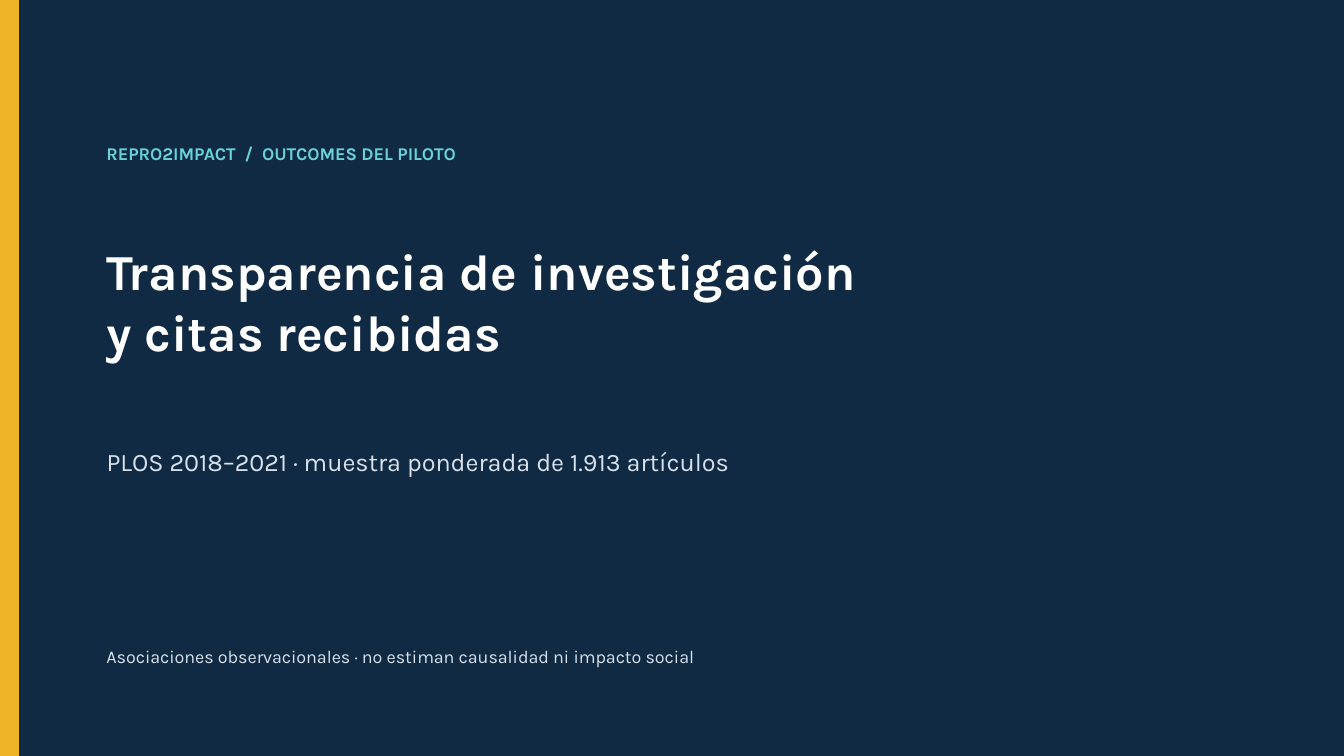
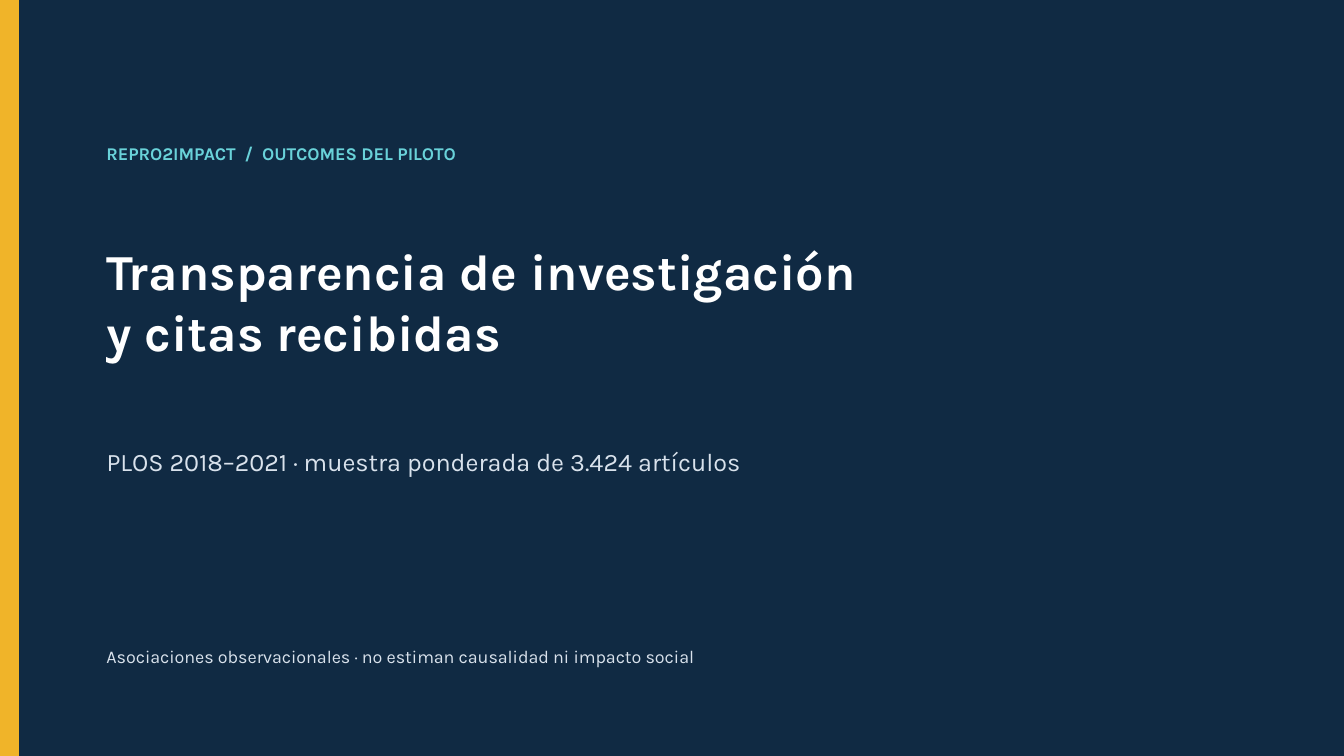
Before and after one commit to pablosancheznunez/repro2impact, a slide deck: slide 1 of reports/pilot_osi_v11/REPRO2IMPACT_outcomes_pilot.pptx. Drawn at 1344x756 pixels with LibreOffice and Linux fonts; fonts in the diff are those of the drawing. Boxes give left, top, right and bottom in pixels: in the first picture for what was removed or moved away, otherwise in the second. Text is boxed around its words. In the diff, an @@ line names an element or a change of style, - is before the commit and + after.

```diff
--- a/reports/pilot_osi_v11/REPRO2IMPACT_outcomes_pilot.pptx
+++ b/reports/pilot_osi_v11/REPRO2IMPACT_outcomes_pilot.pptx
@@ text at (107, 452, 740, 477): text changed @@
-PLOS 2018–2021 · muestra ponderada de 1.913 artículos
+PLOS 2018–2021 · muestra ponderada de 3.424 artículos
```
Also in this commit, not shown: 3 other slides changed, 17 other files.
